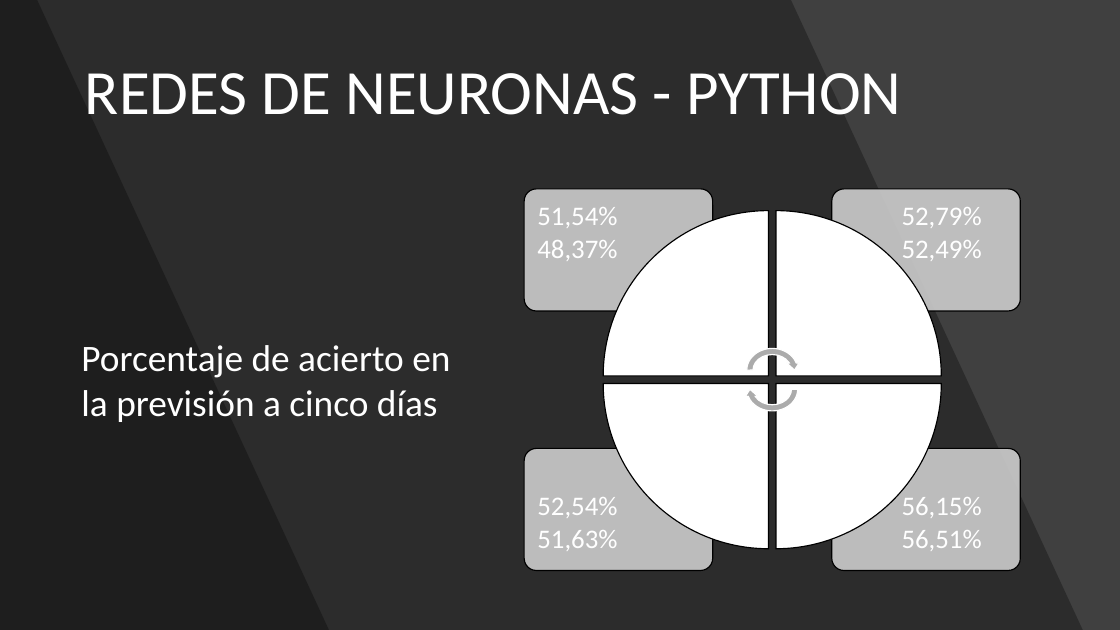
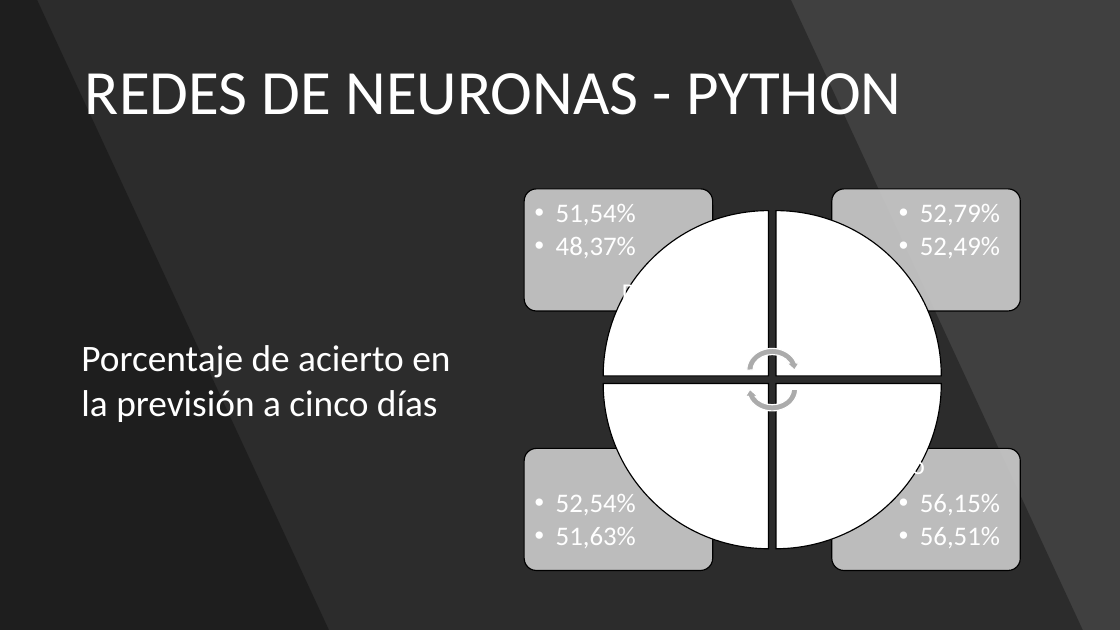
Before and after one commit to adrigrillo/IBEXPredictor, a slide deck: slide 20 of docs/PresentacionFinal.pptx (slide 18 before the commit). Drawn at 1120x630 pixels with LibreOffice and Linux fonts; fonts in the diff are those of the drawing. Boxes give left, top, right and bottom in pixels: in the first picture for what was removed or moved away, otherwise in the second. Text is boxed around its words. In the diff, an @@ line names an element or a change of style, - is before the commit and + after.

```diff
--- a/docs/PresentacionFinal.pptx
+++ b/docs/PresentacionFinal.pptx
@@ text added at box(622, 280, 682, 300), 22 pt, text #FFFFFF @@
+Datos reales
@@ text added at box(849, 454, 925, 480), 22 pt, text #FFFFFF @@
+% de cambio
@@ bullet none to •• in 4 elements at box(556, 204, 636, 258), box(556, 494, 636, 548), box(920, 204, 1000, 258), box(920, 494, 1000, 548) @@
```
Also in this commit, not shown: 3 other slides changed, 2 slides added.
